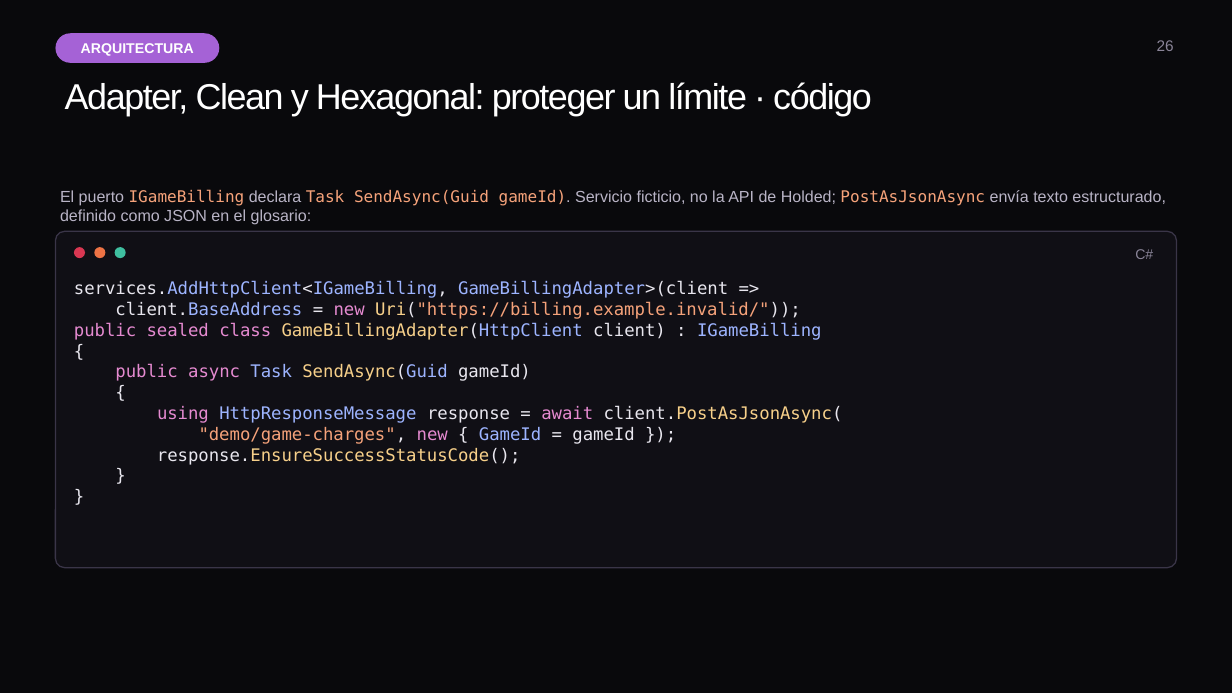
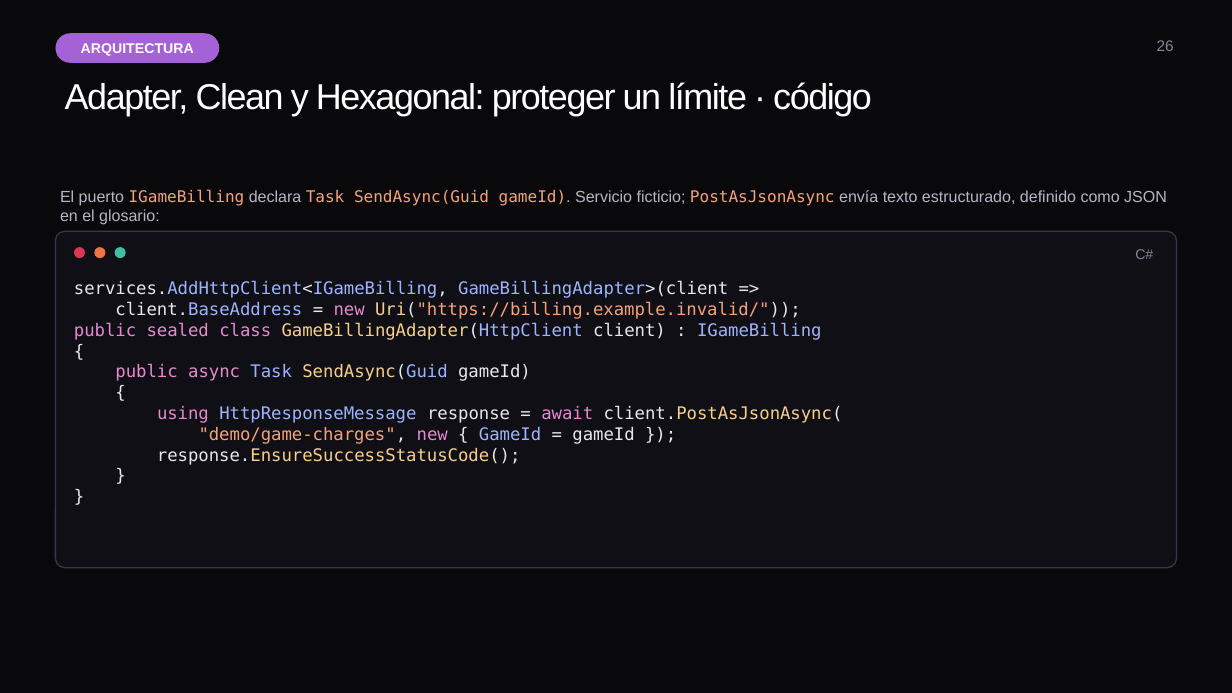
Before and after one commit to ybenzina/formacion-dotnet-junior, a slide deck: slide 26 of docs/masterclasses/masterclass-architecture.pptx. Drawn at 1232x693 pixels with LibreOffice and Linux fonts; fonts in the diff are those of the drawing. Boxes give left, top, right and bottom in pixels: in the first picture for what was removed or moved away, otherwise in the second. Text is boxed around its words. In the diff, an @@ line names an element or a change of style, - is before the commit and + after.

```diff
--- a/docs/masterclasses/masterclass-architecture.pptx
+++ b/docs/masterclasses/masterclass-architecture.pptx
@@ text at [60, 189, 1167, 225]: text changed @@
-El puerto IGameBilling declara Task SendAsync(Guid gameId). Servicio ficticio, no la API de Holded; PostAsJsonAsync envía texto estructurado, definido como JSON en el glosario:
+El puerto IGameBilling declara Task SendAsync(Guid gameId). Servicio ficticio; PostAsJsonAsync envía texto estructurado, definido como JSON en el glosario:
```
Also in this commit, not shown: 7 other slides changed, 3 slides added.
